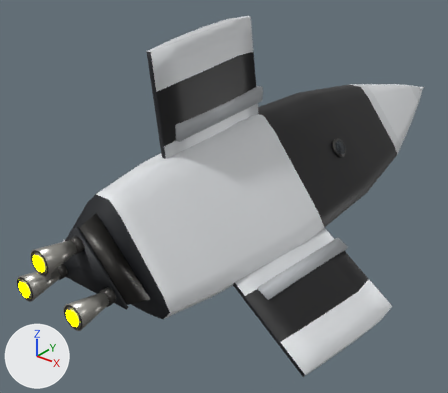
The glTF model ThoriumGap_JS/models/Ship_Standard_9.glb as it was, and as the next commit left it.
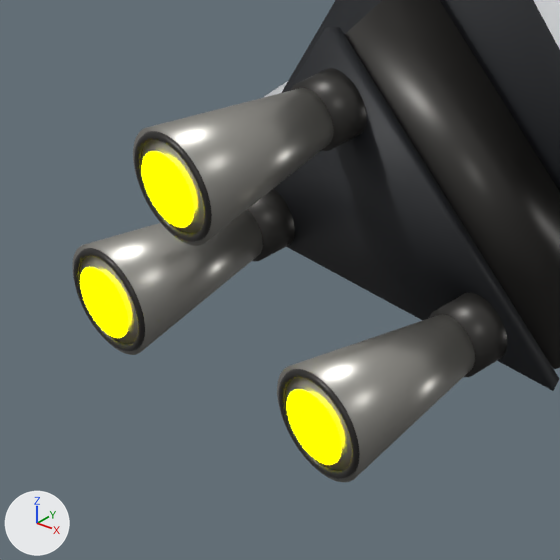
Old and new are each drawn whole from a camera (50 mm lens) standing at (4.24, -6.89, 3.28) and looking at (-0.55, -0.9, -0.44) and again close up on the part from 0% to 29% of the width and 56% to 89% of the height. The axes (+X, +Y, +Z) are drawn at lower left. The lights are the same throughout. The older version's two pictures come first. Where no turn or scale is listed for an object, it has been applied to the vertices.

Script lines for the objects in view, before the commit:
```python
ob_enginebell_dorsal_burnishednozzle = bpy.data.objects.new('EngineBell_Dorsal_BurnishedNozzle', me_enginebell_dorsal_burnishednozzle_mesh)
ob_enginebell_dorsal_burnishednozzle.location = (-0.043, -4.0, 0.295)
ob_engineemitter = bpy.data.objects.new('EngineEmitter', me_engineemitter)
ob_engineemitter.location = (0.0, 0.0, 0.0)
ob_enginelip_lowerright_darkrim = bpy.data.objects.new('EngineLip_LowerRight_DarkRim', me_enginelip_lowerright_darkrim_mesh)
ob_enginelip_lowerright_darkrim.location = (0.358, -4.192, -0.12)
# also in view: 'Fuselage_RoundedTriangleTriFoldBody' at (0.0, -0.39, 0.19); 'EngineBell_LowerLeft_BurnishedNozzle' at (-0.36, -4.0, -0.12); 'EngineThroat_LowerLeft_DarkSocket' at (-0.36, -3.76, -0.12); 'EngineBlock_AftTriangularIntegratedMountPlate' at (0.0, -3.59, 0.15); 'EngineLip_LowerLeft_DarkRim' at (-0.36, -4.19, -0.12)
```
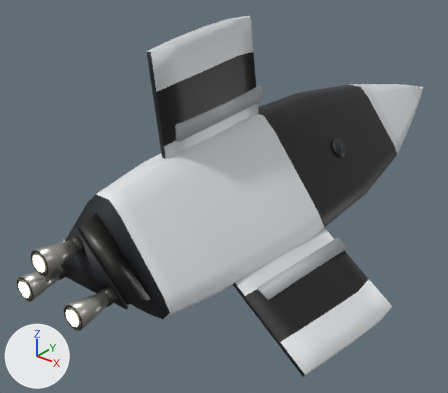
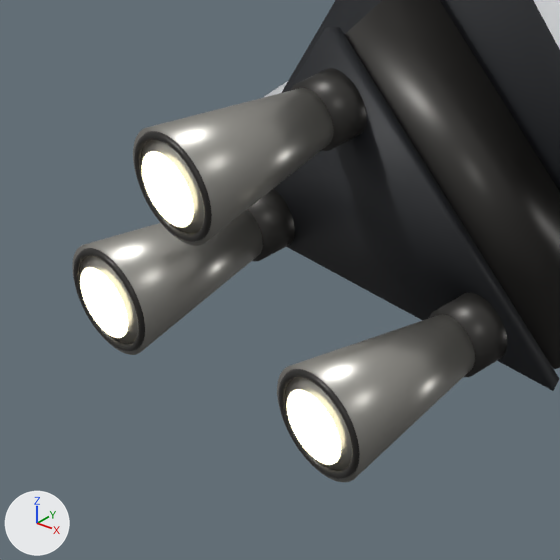
The edits, one by one:
In material 'EngineGlow' (mat_engineglow), emission_color goes from (1.0, 1.0, 0.0) (yellow #ffff00) to (0.62, 0.57, 0.4) (beige #cec7aa).

Boxes (x1, y1, x2, y2) around the edits, measured in the close-ups (560 x 560 px):
'EngineEmitter', recoloured
    both: (80, 151, 341, 465)
